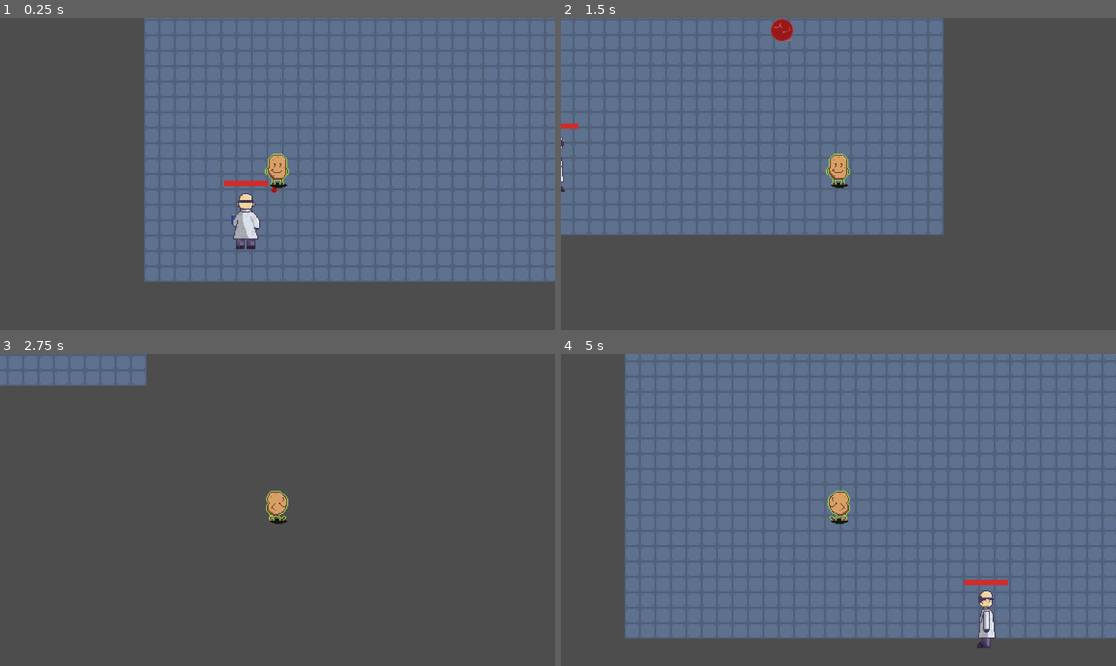
Above: before the commit, frames 1-4 (two rows, left to right).
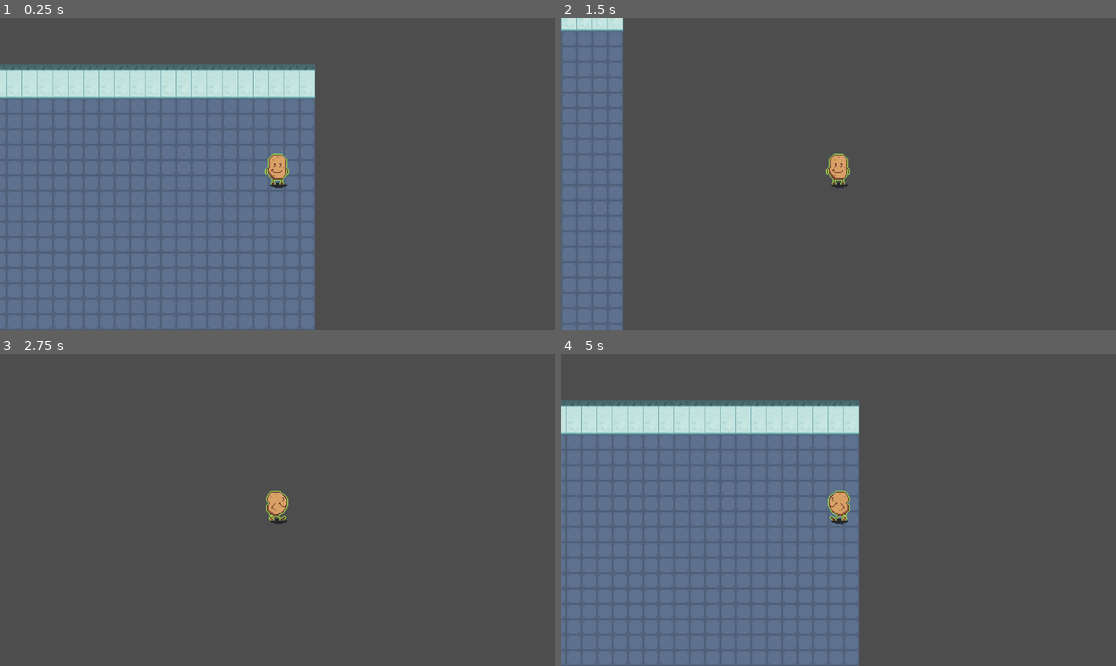
Above: after the commit, the same moments.

Repository: jaredazorbacay/mutato
Game: Godot game, scene res://scenes/main.tscn
The game is run twice, just before and just after one commit, with the same random seed, the same clock (stepped at 60 frames per second) and the same inputs.
Inputs (mouse positions are in pixels of both pictures, inside the frame that each line leads up to):
- Up to frame 1 (0.25 s): no input
- Up to frame 2 (1.5 s): move the mouse to (960, 158) at 0.52 s; hold D (right) 0.53-1.28 s; click (960, 158) at 0.67 s; move the mouse to (727, 189) at 1.27 s; hold S (down) from 1.28 s (still down)
- Up to frame 3 (2.75 s): move the mouse to (333, 441) at 2.02 s; release S (down) at 2.03 s; hold D (right) from 2.03 s (still down)
- Up to frame 4 (5 s): move the mouse to (810, 572) at 2.77 s; release D (right) at 2.78 s; hold W (up) 2.78-3.53 s; click (810, 572) at 2.92 s; move the mouse to (1005, 556) at 3.52 s; hold A (left) from 3.53 s (still down); move the mouse to (672, 463) at 4.27 s

The runs differ from the first frame. In frame 1, 72% of the frame differs, in the area x 0-100%, y 0-100%; in frame 2, 44%; in frame 3, 2.7%; in frame 4, 67%.

Commit message:
Polished Enemy

Diff:
--- a/scenes/health_bar.tscn
+++ b/scenes/health_bar.tscn
@@ -1,7 +1,7 @@
 [gd_scene format=3 uid="uid://dtsvsjjyig0e1"]
 
 [sub_resource type="StyleBoxFlat" id="StyleBoxFlat_iwqyq"]
-bg_color = Color(0.97, 0.97, 0.97, 1)
+bg_color = Color(0.57, 0.57, 0.57, 1)
 
 [sub_resource type="StyleBoxFlat" id="StyleBoxFlat_1bvlm"]
 bg_color = Color(0.82, 0.17219998, 0.17219998, 1)
--- a/scenes/main.tscn
+++ b/scenes/main.tscn
@@ -90,7 +90,7 @@
 layer_0/tile_data = PackedInt32Array(-11, 4, 0, -589842, 4, 0, -589841, 4, 0, -589840, 4, 0, -589839, 4, 0, -589838, 4, …(10842 unchanged characters)…
 
 [node name="Player" parent="." unique_id=1883848433 instance=ExtResource("2_0wfyh")]
-position = Vector2(-6, -29)
+position = Vector2(498, -173)
 scale = Vector2(2, 2)
 collision_layer = 2
 collision_mask = 7
@@ -99,5 +99,5 @@
 position = Vector2(0, 5)
 
 [node name="Enemy" parent="." unique_id=1749521585 instance=ExtResource("3_sugp2")]
-position = Vector2(-365, 160)
+position = Vector2(-590, 174)
 scale = Vector2(4, 4)
--- a/scenes/scientist.tscn
+++ b/scenes/scientist.tscn
@@ -2,6 +2,7 @@
 
 [ext_resource type="Script" uid="uid://vha2qofyh5bp" path="res://scripts/enemy/scientist.gd" id="1_bcf38"]
 [ext_resource type="Texture2D" uid="uid://ia20pxfa4v7k" path="res://assets/sprites/scientist_sheet.png" id="2_8y8wj"]
+[ext_resource type="Texture2D" uid="uid://bohyh8fcj3anr" path="res://assets/shadow.png" id="2_ip72o"]
 [ext_resource type="PackedScene" uid="uid://dtsvsjjyig0e1" path="res://scenes/health_bar.tscn" id="3_8y8wj"]
 
 [sub_resource type="AtlasTexture" id="AtlasTexture_gkk6p"]
@@ -172,7 +173,7 @@
 }]
 
 [sub_resource type="RectangleShape2D" id="RectangleShape2D_8y8wj"]
-size = Vector2(21, 37)
+size = Vector2(20, 30)
 
 [node name="Scientist" type="CharacterBody2D" unique_id=1749521585]
 position = Vector2(0, -21)
@@ -180,6 +181,11 @@
 collision_mask = 7
 script = ExtResource("1_bcf38")
 
+[node name="Shadow" type="Sprite2D" parent="." unique_id=1958637199]
+position = Vector2(0, 12)
+scale = Vector2(0.6875, 0.85625)
+texture = ExtResource("2_ip72o")
+
 [node name="AnimatedSprite2D" type="AnimatedSprite2D" parent="." unique_id=1525215028]
 position = Vector2(0, 8)
 scale = Vector2(0.5, 0.5)
@@ -187,7 +193,7 @@
 animation = &"fire3"
 
 [node name="CollisionShape2D" type="CollisionShape2D" parent="." unique_id=166521727]
-position = Vector2(0.5, 7.5)
+position = Vector2(0, 8)
 shape = SubResource("RectangleShape2D_8y8wj")
 
 [node name="HealthBar" parent="." unique_id=945588623 instance=ExtResource("3_8y8wj")]
--- a/scripts/enemy/scientist.gd
+++ b/scripts/enemy/scientist.gd
@@ -4,6 +4,7 @@
 @onready var player = $/root/Main/Player
 var speed : int
 var health: int
+var bullet_damage: int
 var cooldown: float
 var shooting: bool
 var bullet_scene = preload("res://scenes/scientist_bullet.tscn")
@@ -12,6 +13,7 @@
 	speed = 200
 	health = 100
 	cooldown = 0
+	bullet_damage = 1
 	shooting = false
 	$HealthBar/ProgressBar.value = health
 
@@ -22,7 +24,10 @@
 		queue_free()
 
 func _physics_process(delta: float) -> void:
-	var distance_from_player = global_position.distance_to(player.global_position)
+	var distance_from_player = 10001
+	if player:
+		distance_from_player = global_position.distance_to(player.global_position)
+
 	if  distance_from_player < 1000:
 		var direction: Vector2 = global_position.direction_to(player.global_position)
 		var cropped_angle = snappedf(direction.angle(), PI/4) / (PI/4)
@@ -37,7 +42,7 @@
 			$AnimatedSprite2D.frame = 0
 			await get_tree().create_timer(0.1).timeout
 
-			shoot(direction, 500, global_position)
+			shoot(direction, 500, global_position, cropped_angle/2)
 			run_cooldown()
 		elif (distance_from_player > 400 and shooting == false):
 			$AnimatedSprite2D.play()
@@ -48,13 +53,13 @@
 			$AnimatedSprite2D.frame = 1
 
 
-func shoot(direction, speed, position):
+func shoot(direction, speed, position, quadrant):
 	var bullet : CharacterBody2D = bullet_scene.instantiate()
 	get_tree().current_scene.add_child(bullet)
 	if direction.angle() < 0:
 		bullet.z_index = -1
 	bullet.global_position = position
-	bullet.fire(direction, speed)
+	bullet.fire(direction, speed, bullet_damage, quadrant)
 	await get_tree().create_timer(0.5).timeout
 	shooting = false
 
--- a/scripts/player.gd
+++ b/scripts/player.gd
@@ -5,6 +5,7 @@
 var xDirection : String
 var yDirection : String
 var cooldown: float
+var health : int
 
 func _ready() -> void:
 	$AnimatedSprite2D.speed_scale = 1.75
@@ -12,6 +13,7 @@
 	xDirection = ""
 	yDirection = "D"
 	cooldown = 0
+	health = 100
 
 func get_input():
 	var input_direct = Input.get_vector("left", "right", "up", "down")
@@ -82,6 +84,12 @@
 	run_cooldown()
 
 
+func take_damage(damage: int) -> void:
+	health -= damage
+	print("hit")
+	if (health <= 0):
+		queue_free()
+
 #********* UTILS **********#
 func set_face_index_by_angle(angle) -> void:
 
--- a/scripts/scientist_bullet.gd
+++ b/scripts/scientist_bullet.gd
@@ -1,16 +1,30 @@
 extends CharacterBody2D
 
+@onready var player = $/root/Main/Player
 var direction
-var speed = 300.0
+var speed : float
 var fired = false
+var damage : int
 
-
-func fire(direct, spd):
+func fire(direct, spd, dmg, quadrant):
 	direction = direct
 	speed = spd
 	fired = true
+	damage = dmg
 	$AnimatedSprite2D.play()
-
+	match quadrant:
+		0:
+			move_local_x(20)
+			move_local_y(25)
+		1:
+			move_local_x(20)
+			move_local_y(50)
+		2:
+			move_local_x(-20)
+			move_local_y(25)
+		3:
+			move_local_x(-20)
+			move_local_y(-10)
 func _physics_process(delta: float) -> void:
 	# Add the gravity.
 	if (fired):
@@ -19,3 +33,14 @@
 		if scale.x < 2:
 			scale.x += 0.9 * delta
 			scale.y += 0.9 * delta
+
+	if get_slide_collision_count() > 0:
+		explode()
+		for i in range(get_slide_collision_count()):
+			var collision = get_slide_collision(i)
+			var collider = collision.get_collider()
+			if (collider.name == player.name):
+				player.take_damage(damage)
+				break
+func explode():
+	queue_free()
Binary file changed: assets/shadow.png
Not shown, added: .DS_Store
Not shown, added: assets/.DS_Store
